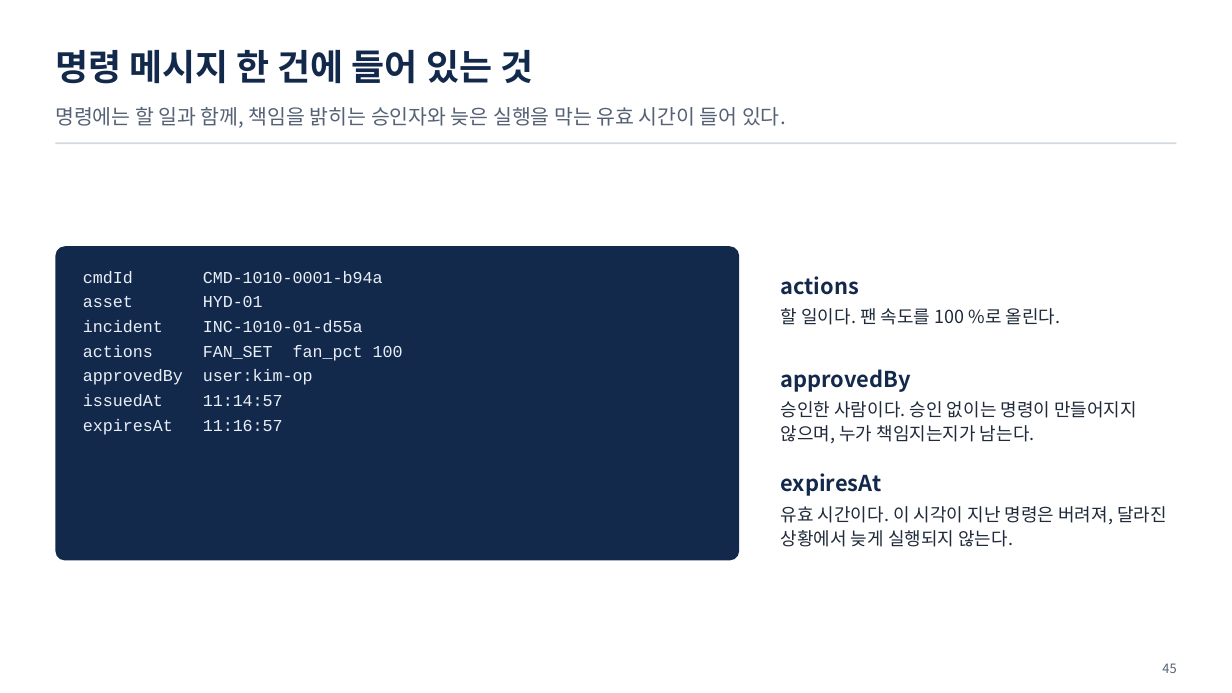
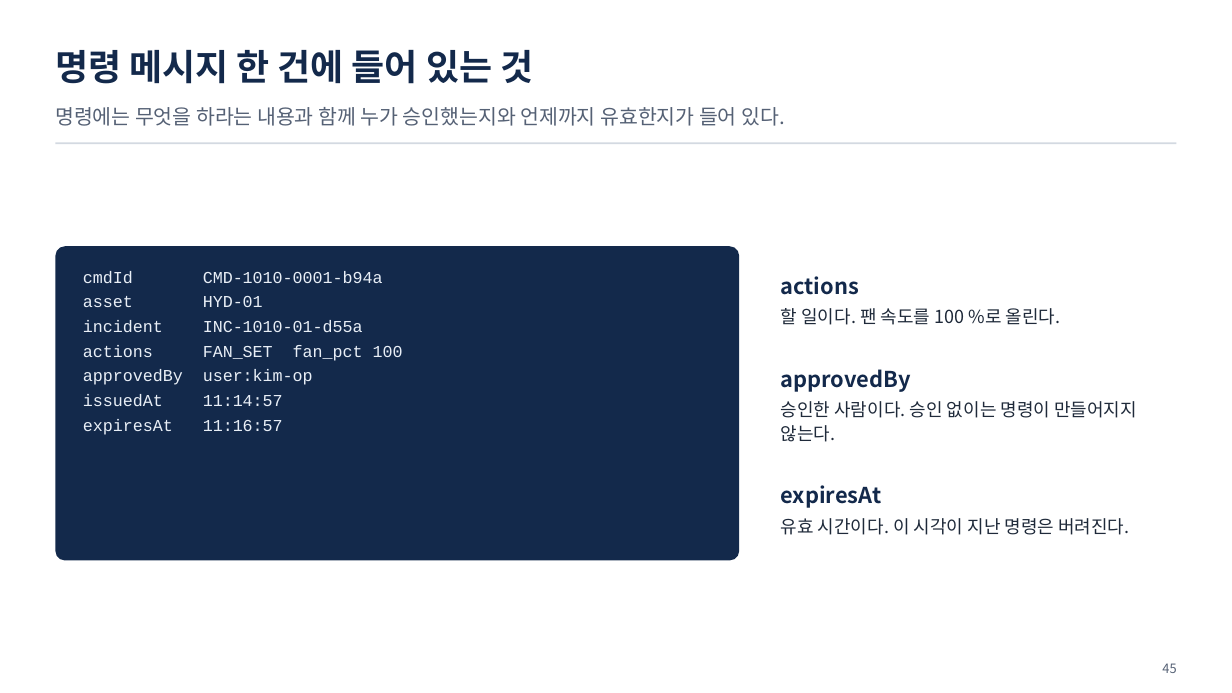
Before and after one commit to uengine-oss/hyd-iot-edu, a slide deck: slide 45 of course/slides/integrated/통합반_01일차.pptx. Drawn at 1232x693 pixels with LibreOffice and Linux fonts; fonts in the diff are those of the drawing. Boxes give left, top, right and bottom in pixels: in the first picture for what was removed or moved away, otherwise in the second. Text is boxed around its words. In the diff, an @@ line names an element or a change of style, - is before the commit and + after.

```diff
--- a/course/slides/integrated/통합반_01일차.pptx
+++ b/course/slides/integrated/통합반_01일차.pptx
@@ text at (x1=55, y1=107, x2=785, y2=126): text changed @@
-명령에는 할 일과 함께, 책임을 밝히는 승인자와 늦은 실행을 막는 유효 시간이 들어 있다.
+명령에는 무엇을 하라는 내용과 함께 누가 승인했는지와 언제까지 유효한지가 들어 있다.
@@ text at (x1=781, y1=401, x2=1137, y2=442): text changed @@
-승인한 사람이다. 승인 없이는 명령이 만들어지지 않으며, 누가 책임지는지가 남는다.
+승인한 사람이다. 승인 없이는 명령이 만들어지지 않는다.
@@ text at (x1=781, y1=518, x2=1130, y2=535): text changed @@
-유효 시간이다. 이 시각이 지난 명령은 버려져, 달라진 상황에서 늦게 실행되지 않는다.
+유효 시간이다. 이 시각이 지난 명령은 버려진다.
```
Also in this commit, not shown: 3 other slides changed, 8 other files.
